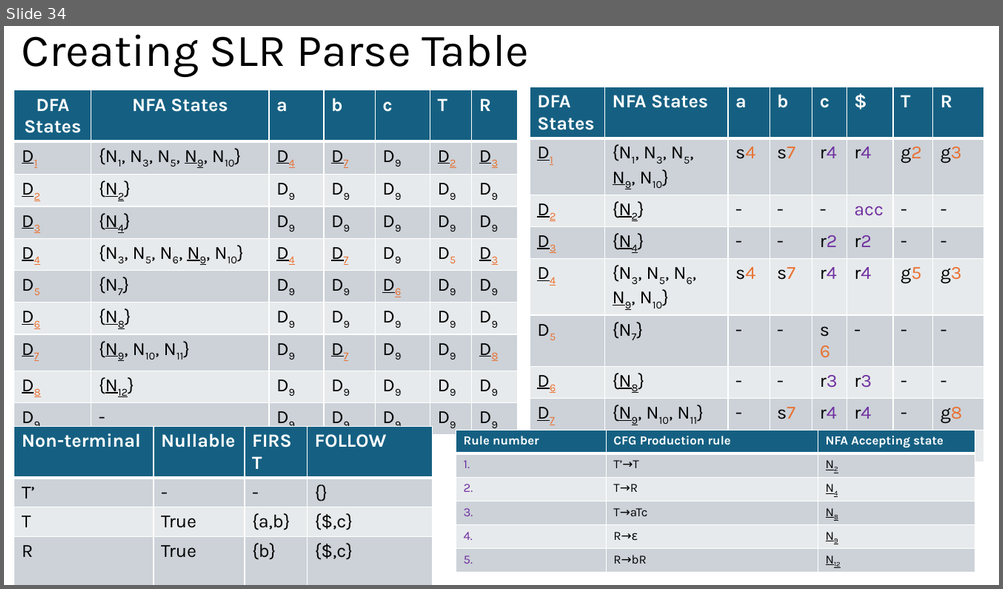
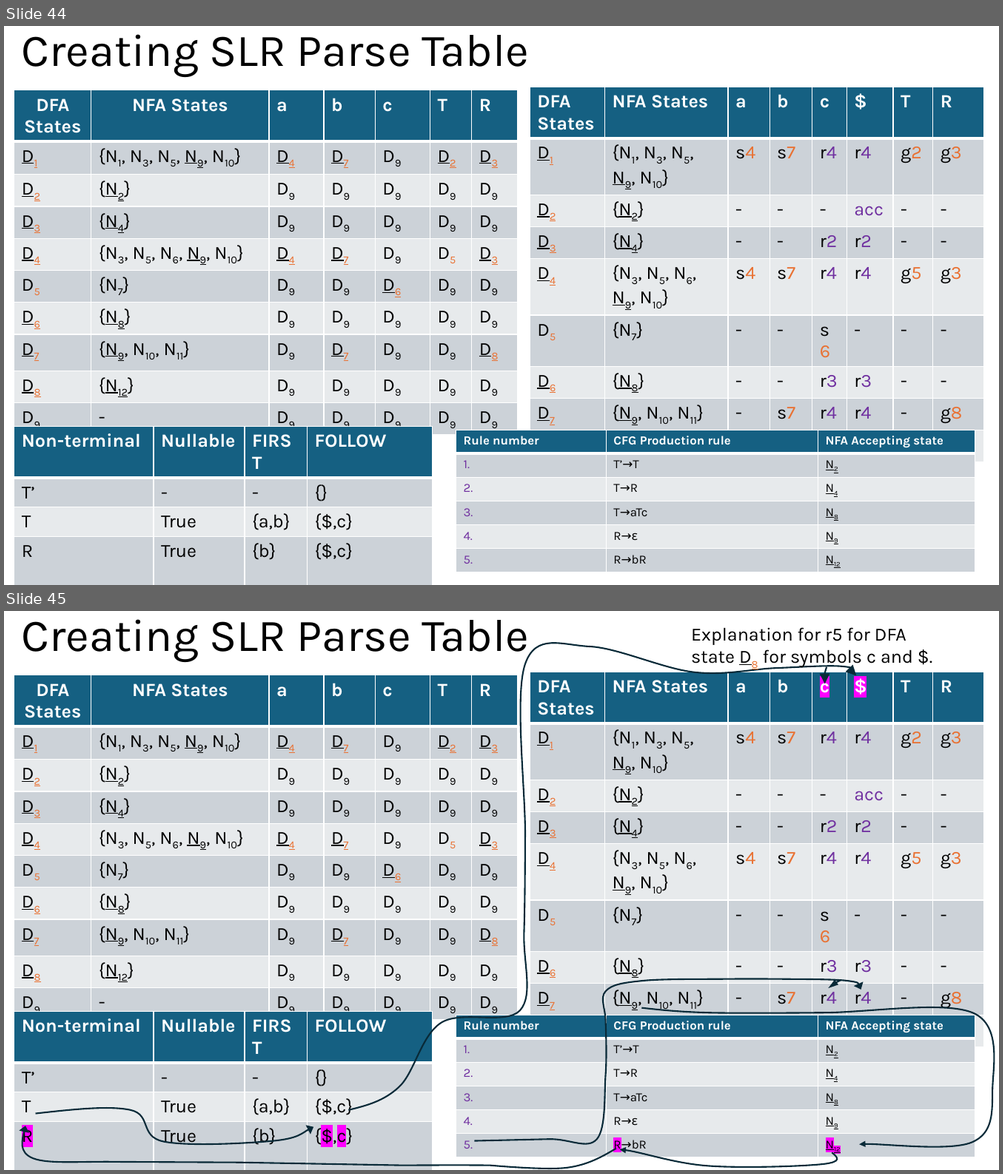
Before and after one commit to Danieldv-s/Research-Materials, a slide deck: Syntax-Analysis/Section2.13Expansion.pptx. Shown one above the other, each under a label of ours: slide 34 before the commit, slides 44 and 45 after it. The pictures are 1003x589 and 1003x1174 pixels, drawn with LibreOffice and Linux fonts; fonts in the diff are those of the drawing. Boxes give left, top, right and bottom in pixels: in the first picture for what was removed or moved away, otherwise in the second. Text is boxed around its words. In the diff, an @@ line names an element or a change of style, - is before the commit and + after.

```diff
--- a/Syntax-Analysis/Section2.13Expansion.pptx
+++ b/Syntax-Analysis/Section2.13Expansion.pptx
@@ slide 45 added at box(4, 611, 999, 1170), background #FFFFFF @@
@@ title added at box(22, 619, 529, 662), 44 pt, text #000000 @@
+Creating SLR Parse Table
@@ text added at box(691, 627, 913, 668), 18 pt, text #000000 @@
+Explanation for r5 for DFA state D8 for symbols c and $.
@@ freeform shape added at box(349, 643, 856, 1111), outline #092A39 1.5 pt @@
@@ table added at box(14, 675, 518, 1019), 10 rows, 7 columns @@
+DFA States | NFA States | a | b | c | T | R
+D1 | {N1, N3, N5, N9, N10} | D4 | D7 | D9 | D2 | D3
+D2 | {N2} | D9 | D9 | D9 | D9 | D9
+D3 | {N4} | D9 | D9 | D9 | D9 | D9
+D4 | {N3, N5, N6, N9, N10} | D4 | D7 | D9 | D5 | D3
+D5 | {N7} | D9 | D9 | D6 | D9 | D9
+D6 | {N8} | D9 | D9 | D9 | D9 | D9
+D7 | {N9, N10, N11} | D9 | D7 | D9 | D9 | D8
+D8 | {N12} | D9 | D9 | D9 | D9 | D9
+D9 | - | D9 | D9 | D9 | D9 | D9
@@ table added at box(530, 672, 983, 1158), 9 rows, 8 columns @@
+DFA States | NFA States | a | b | c | $ | T | R
+D1 | {N1, N3, N5, N9, N10} | s4 | s7 | r4 | r4 | g2 | g3
+D2 | {N2} | - | - | - | acc | - | -
+D3 | {N4} | - | - | r2 | r2 | - | -
+D4 | {N3, N5, N6, N9, N10} | s4 | s7 | r4 | r4 | g5 | g3
+D5 | {N7} | - | - | s6 | - | - | -
+D6 | {N8} | - | - | r3 | r3 | - | -
+D7 | {N9, N10, N11} | - | s7 | r4 | r4 | - | g8
+D8 | {N12} | - | - | r5 | r5 | - | -
@@ freeform shape added at box(824, 667, 827, 684), outline #092A39 1.5 pt @@
@@ freeform shape added at box(474, 980, 860, 1145), outline #092A39 1.5 pt @@
@@ freeform shape added at box(828, 980, 840, 988), outline #092A39 1.5 pt @@
@@ freeform shape added at box(642, 1008, 994, 1147), outline #092A39 1.5 pt @@
@@ table added at box(14, 1011, 433, 1153), 4 rows, 4 columns @@
+Non-terminal | Nullable | FIRST | FOLLOW
+T’ | - | - | {}
+T | True | {a,b} | {$,c}
+R | True | {b} | {$,c}
@@ table added at box(456, 1015, 976, 1156), 6 rows, 3 columns @@
+Rule number | CFG Production rule | NFA Accepting state
+1. | T’→T | N2
+2. | T→R | N4
+3. | T→aTc | N8
+4. | R→ε | N9
+5. | R→bR | N12
@@ freeform shape added at box(35, 1109, 313, 1145), outline #092A39 1.5 pt @@
@@ freeform shape added at box(23, 1127, 617, 1169), outline #092A39 1.5 pt @@
@@ freeform shape added at box(620, 1150, 836, 1167), outline #092A39 1.5 pt @@
@@ what was slide 34 is now slide 44 @@
```
Also in this commit, not shown: 34 slides changed, 10 other slides added.
